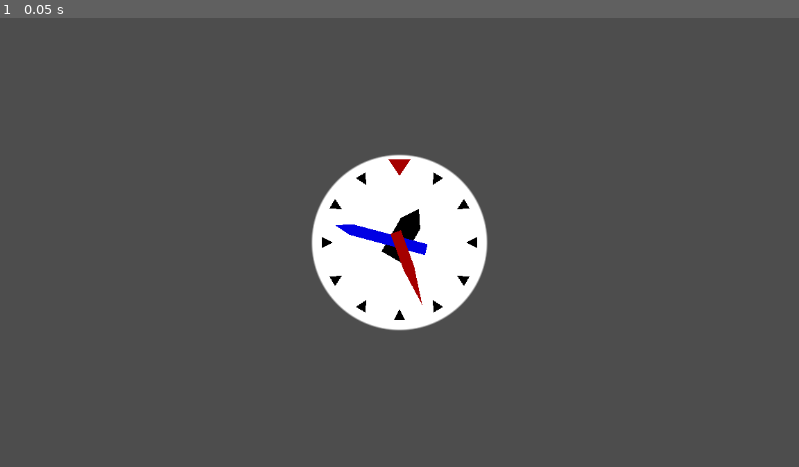
Above: before the commit, frame 1.
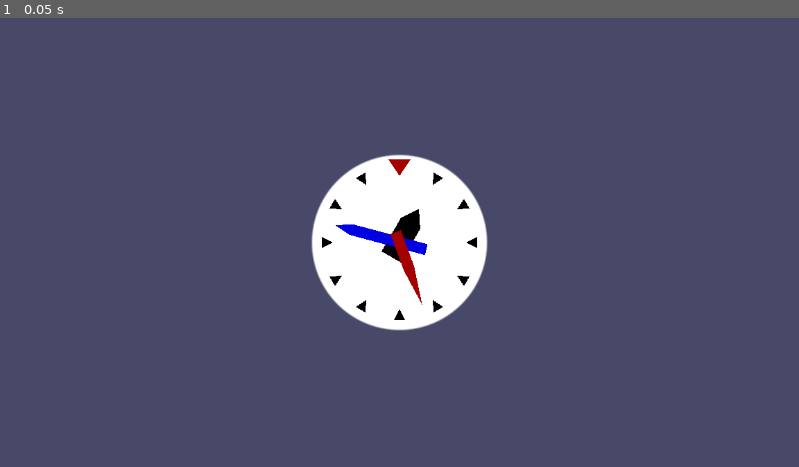
Above: after the commit, the same moment.

Repository: AnshKoshti/Making-A-Clock
Game: Godot game, scene res://Scenes/clock.tscn
Same seed, same stepped clock (60 frames per second), same inputs: the game is played once before the commit and once after it.
Inputs:
- Up to frame 1 (0.05 s): no input

The runs differ from the first frame. In frame 1, 93% of the frame differs, in the area x 0-100%, y 0-100%.

Commit message:
Background color change.

Diff:
--- a/project.godot
+++ b/project.godot
@@ -22,3 +22,4 @@
 [rendering]
 
 anti_aliasing/quality/msaa_2d=2
+environment/defaults/default_clear_color=Color(0.282353, 0.286275, 0.411765, 1)
